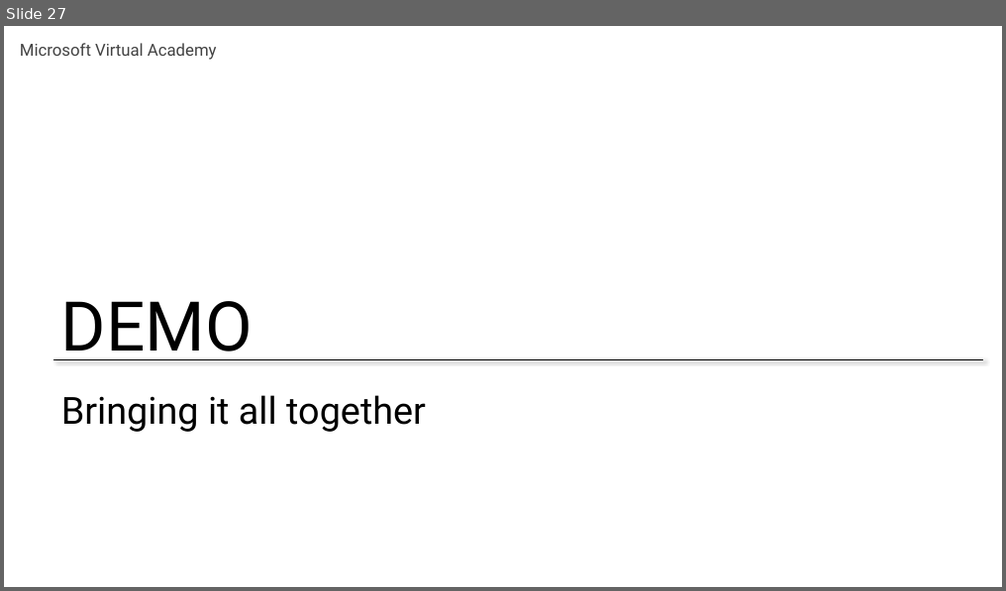
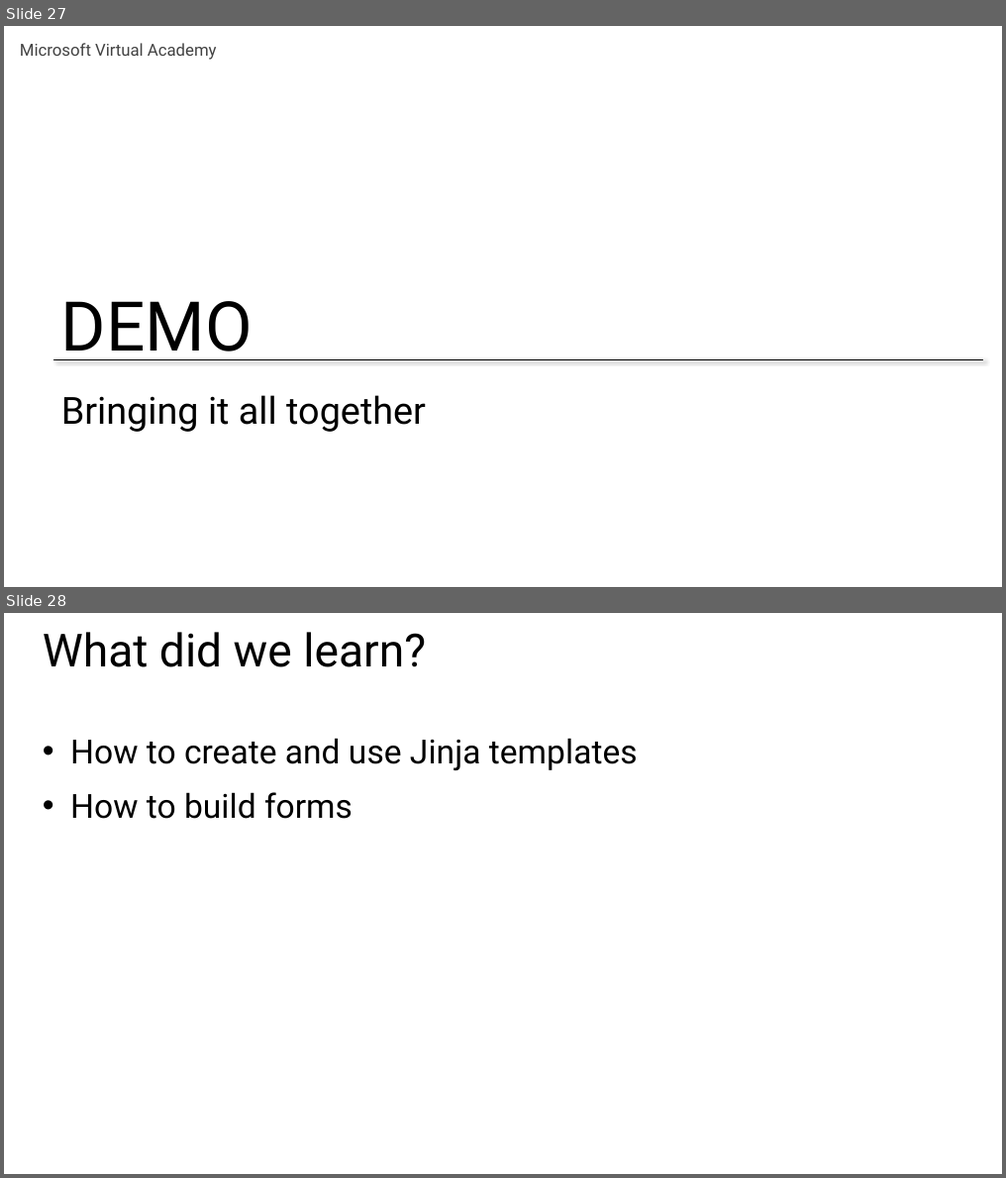
Before and after one commit to GeekTrainer/Flask, a slide deck: Slides/Module 3 - Creating an interface.pptx. Shown one above the other, each under a label of ours: slide 27 before the commit, slides 27 and 28 after it. The pictures are 1006x591 and 1006x1178 pixels, drawn with LibreOffice and Linux fonts; fonts in the diff are those of the drawing. Boxes give left, top, right and bottom in pixels: in the first picture for what was removed or moved away, otherwise in the second. Text is boxed around its words. In the diff, an @@ line names an element or a change of style, - is before the commit and + after.

```diff
--- a/Slides/Module 3 - Creating an interface.pptx
+++ b/Slides/Module 3 - Creating an interface.pptx
@@ slide 28 added at (4, 613, 1002, 1174), background #FFFFFF @@
@@ title added at (43, 632, 426, 667), 44 pt, text #000000 @@
+What did we learn?
@@ text added at (70, 738, 638, 819), 32 pt, text #000000 @@
+• How to create and use Jinja templates
+• How to build forms
```
Also in this commit, not shown: 1 other slide added, 2 other files.
